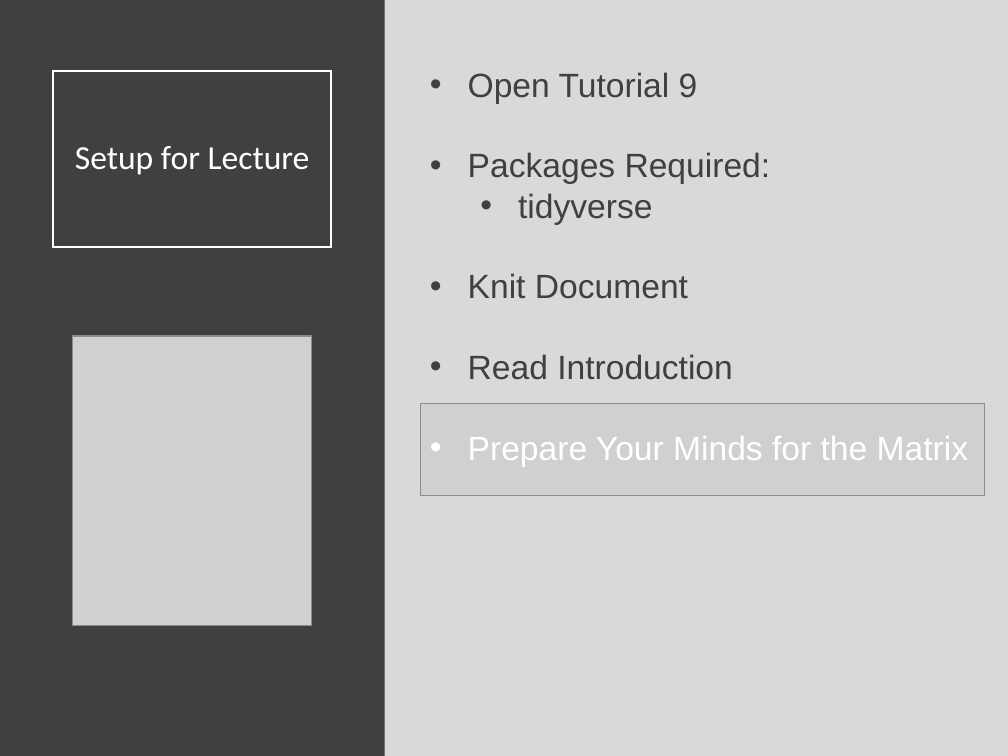
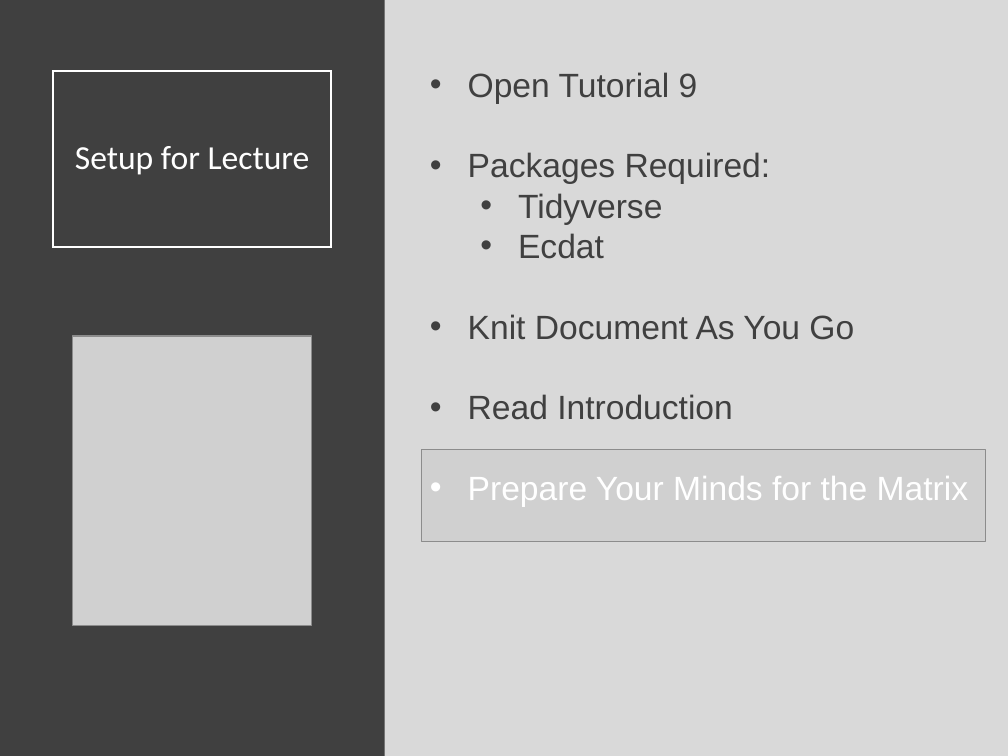
Before and after one commit to Yixf-Self/STOR320_WEBSITE, a slide deck: slide 3 of Lecture/Lecture 18/Lecture 18.pptx. Drawn at 1008x756 pixels with LibreOffice and Linux fonts; fonts in the diff are those of the drawing; grey boxes stand for pictures. Boxes give left, top, right and bottom in pixels: in the first picture for what was removed or moved away, otherwise in the second. Text is boxed around its words. In the diff, an @@ line names an element or a change of style, - is before the commit and + after.

Commit message:
Lecture 18 Commit

```diff
--- a/Lecture/Lecture 18/Lecture 18.pptx
+++ b/Lecture/Lecture 18/Lecture 18.pptx
@@ text at <box>468,193,854,340</box>: text changed @@
-  • tidyverse
-• Knit Document
+  • Tidyverse
+  • Ecdat
+• Knit Document As You Go
@@ picture: place and size @@
-picture at <box>420,403,984,496</box>
+picture at <box>421,450,985,542</box>
```
Also in this commit, not shown: 2 other slides changed, 8 slides added, 8 other files.
